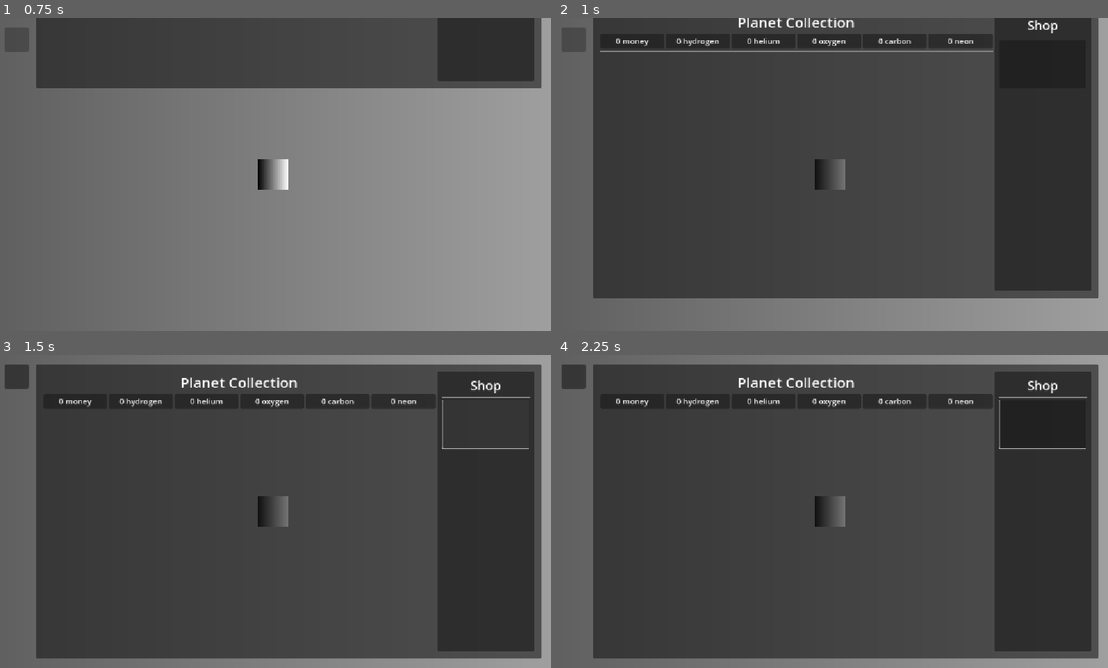
Above: before the commit, frames 1-4 (two rows, left to right).
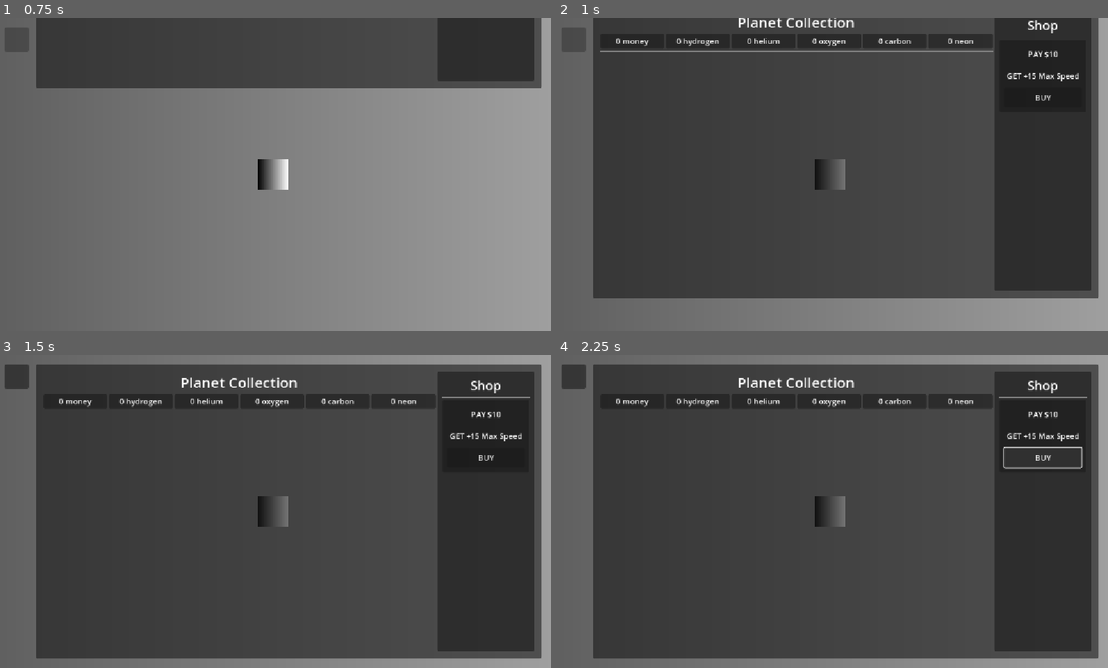
Above: after the commit, the same moments.

Repository: appellatebaton0/siege-7
Game: Godot game, scene res://scenes/main.tscn
The game is run twice, just before and just after one commit, with the same random seed, the same clock (stepped at 60 frames per second) and the same inputs.
Inputs (mouse positions are in pixels of both pictures, inside the frame that each line leads up to):
- Up to frame 1 (0.75 s): click (16, 39) at 0.5 s
- Up to frame 2 (1 s): no input
- Up to frame 3 (1.5 s): click (484, 423) at 1.27 s
- Up to frame 4 (2.25 s): click (1041, 458) at 2 s, where only the run after the commit has a clickable "BUY"

Frame 1 is identical in both runs. In frame 2, 0.2% of the frame differs, in the area x 81-95%, y 10-27%; in frame 3, 0.3%; in frame 4, 0.5%, in the area x 80-96%, y 14-37%.

Commit message:
v0.13 - Shop System
The shop now fully works; you can buy custom upgrades for money &/ elements.

Diff:
--- a/project.godot
+++ b/project.godot
@@ -31,6 +31,7 @@
 
 Player=""
 Tray=""
+Planet=""
 
 [input]
 
--- a/scenes/main.tscn
+++ b/scenes/main.tscn
@@ -6,6 +6,8 @@
 [ext_resource type="Script" uid="uid://lfh1f0io7qh2" path="res://scripts/planet_data.gd" id="3_o6xl0"]
 [ext_resource type="Script" uid="uid://b3fnuhhpqy63i" path="res://scripts/menu_button.gd" id="4_jyhfs"]
 [ext_resource type="Script" uid="uid://cueelmux5u415" path="res://scripts/tray.gd" id="5_tefeu"]
+[ext_resource type="Script" uid="uid://k03qnwxw1uym" path="res://scripts/shop_entry.gd" id="7_o6xl0"]
+[ext_resource type="Script" uid="uid://dk5wlnowigdig" path="res://scripts/shop_data.gd" id="8_tipki"]
 
 [sub_resource type="Gradient" id="Gradient_sugp2"]
 
@@ -48,6 +50,25 @@
 
 [sub_resource type="CircleShape2D" id="CircleShape2D_jyhfs"]
 radius = 181.98
+
+[sub_resource type="Resource" id="Resource_85g3d"]
+script = ExtResource("8_tipki")
+cost = Dictionary[String, int]({
+"carbon": 0,
+"helium": 0,
+"hydrogen": 0,
+"money": 10,
+"neon": 0,
+"oxygen": 0
+})
+metadata/_custom_type_script = "uid://dk5wlnowigdig"
+
+[sub_resource type="GDScript" id="GDScript_tipki"]
+script/source = "extends Upgrade
+
+func upgrade():
+	player.max_speed += 15
+"
 
 [sub_resource type="Animation" id="Animation_tefeu"]
 length = 0.001
@@ -172,7 +193,7 @@
 [node name="CollisionShape2D" type="CollisionPolygon2D" parent="World/Player/Area2D"]
 polygon = PackedVector2Array(0, -21, 5, -84, 5, 84, 0, 21)
 
-[node name="Planet" type="CharacterBody2D" parent="World"]
+[node name="Planet" type="CharacterBody2D" parent="World" groups=["Planet"]]
 position = Vector2(1696, -586)
 collision_mask = 4
 script = ExtResource("2_sugp2")
@@ -378,9 +399,44 @@
 size_flags_horizontal = 3
 size_flags_vertical = 3
 
-[node name="Button" type="Button" parent="CanvasLayer/UI/HUD/HBoxContainer/Tray/Panel/MarginContainer/HBoxContainer/Shop/MarginContainer/VBoxContainer/ScrollContainer/ShopContainer"]
-custom_minimum_size = Vector2(0, 100)
-layout_mode = 2
+[node name="ShopEntry" type="PanelContainer" parent="CanvasLayer/UI/HUD/HBoxContainer/Tray/Panel/MarginContainer/HBoxContainer/Shop/MarginContainer/VBoxContainer/ScrollContainer/ShopContainer"]
+custom_minimum_size = Vector2(0, 150)
+layout_mode = 2
+script = ExtResource("7_o6xl0")
+data = SubResource("Resource_85g3d")
+
+[node name="Node" type="Node" parent="CanvasLayer/UI/HUD/HBoxContainer/Tray/Panel/MarginContainer/HBoxContainer/Shop/MarginContainer/VBoxContainer/ScrollContainer/ShopContainer/ShopEntry"]
+script = SubResource("GDScript_tipki")
+get_desc = "+15 Max Speed"
+
+[node name="MarginContainer" type="MarginContainer" parent="CanvasLayer/UI/HUD/HBoxContainer/Tray/Panel/MarginContainer/HBoxContainer/Shop/MarginContainer/VBoxContainer/ScrollContainer/ShopContainer/ShopEntry"]
+layout_mode = 2
+theme_override_constants/margin_left = 10
+theme_override_constants/margin_top = 10
+theme_override_constants/margin_right = 10
+theme_override_constants/margin_bottom = 10
+
+[node name="VBoxContainer" type="VBoxContainer" parent="CanvasLayer/UI/HUD/HBoxContainer/Tray/Panel/MarginContainer/HBoxContainer/Shop/MarginContainer/VBoxContainer/ScrollContainer/ShopContainer/ShopEntry/MarginContainer"]
+layout_mode = 2
+
+[node name="PAY" type="Label" parent="CanvasLayer/UI/HUD/HBoxContainer/Tray/Panel/MarginContainer/HBoxContainer/Shop/MarginContainer/VBoxContainer/ScrollContainer/ShopContainer/ShopEntry/MarginContainer/VBoxContainer"]
+layout_mode = 2
+size_flags_vertical = 3
+text = "PAY 100$, 10H"
+horizontal_alignment = 1
+vertical_alignment = 1
+
+[node name="GET" type="Label" parent="CanvasLayer/UI/HUD/HBoxContainer/Tray/Panel/MarginContainer/HBoxContainer/Shop/MarginContainer/VBoxContainer/ScrollContainer/ShopContainer/ShopEntry/MarginContainer/VBoxContainer"]
+layout_mode = 2
+size_flags_vertical = 3
+text = "GET +10 Speed"
+horizontal_alignment = 1
+vertical_alignment = 1
+
+[node name="BUY" type="Button" parent="CanvasLayer/UI/HUD/HBoxContainer/Tray/Panel/MarginContainer/HBoxContainer/Shop/MarginContainer/VBoxContainer/ScrollContainer/ShopContainer/ShopEntry/MarginContainer/VBoxContainer"]
+layout_mode = 2
+size_flags_vertical = 3
+text = "BUY"
 
 [node name="InputStopper" type="Control" parent="CanvasLayer/UI"]
 visible = false
@@ -395,3 +451,5 @@
 libraries = {
 &"": SubResource("AnimationLibrary_tefeu")
 }
+
+[connection signal="pressed" from="CanvasLayer/UI/HUD/HBoxContainer/Tray/Panel/MarginContainer/HBoxContainer/Shop/MarginContainer/VBoxContainer/ScrollContainer/ShopContainer/ShopEntry/MarginContainer/VBoxContainer/BUY" to="CanvasLayer/UI/HUD/HBoxContainer/Tray/Panel/MarginContainer/HBoxContainer/Shop/MarginContainer/VBoxContainer/ScrollContainer/ShopContainer/ShopEntry" method="_on_buy_pressed"]
--- /dev/null
+++ b/scripts/shop_data.gd
@@ -0,0 +1,10 @@
+class_name ShopData extends Resource
+
+@export var cost:Dictionary[String, int] = {
+	"money": 0,
+	"hydrogen": 0,
+	"helium": 0,
+	"oxygen": 0,
+	"carbon": 0,
+	"neon": 0,
+}
--- /dev/null
+++ b/scripts/shop_entry.gd
@@ -0,0 +1,42 @@
+class_name ShopEntry extends PanelContainer
+
+@export var data:ShopData
+@export var upgrade:Node
+
+@onready var PAY := $MarginContainer/VBoxContainer/PAY
+@onready var GET := $MarginContainer/VBoxContainer/GET
+
+var symbols:Dictionary[String, String] = {
+	"money": "$0, ",
+	"hydrogen": "0H, ",
+	"helium": "0He, ",
+	"oxygen": "0O, ",
+	"carbon": "0C, ",
+	"neon": "0Ne, ",
+}
+
+func _ready() -> void:
+	for child in get_children():
+		if child.is_class("Node"):
+			upgrade = child
+			break
+
+	var pay_text = "PAY "
+	for element in data.cost.keys():
+		if data.cost[element] > 0:
+			pay_text += symbols[element].replace("0", str(data.cost[element]))
+	PAY.text = pay_text.left(len(pay_text) - 2)
+
+	GET.text = "GET " + upgrade.get_desc
+
+func _on_buy_pressed() -> void:
+
+	for element in data.cost.keys():
+		if Global.get(element) < data.cost[element]:
+			print(element, " failed: ", Global.get(element), " < ", data.cost[element])
+			return
+
+	upgrade.upgrade()
+
+	for element in data.cost.keys():
+		Global.change_contents(element, -data.cost[element])
--- /dev/null
+++ b/scripts/upgrade.gd
@@ -0,0 +1,7 @@
+@abstract class_name Upgrade extends Node
+
+@onready var player:Player = get_tree().get_first_node_in_group("Player")
+
+@export var get_desc := ""
+
+@abstract func upgrade()
Not shown: 1 places in scenes/main.tscn that only renumber resources
Not shown, added: scripts/shop_data.gd.uid
Not shown, added: scripts/shop_entry.gd.uid
Not shown, added: scripts/upgrade.gd.uid
